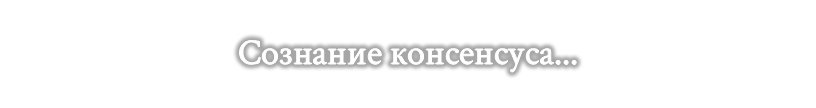
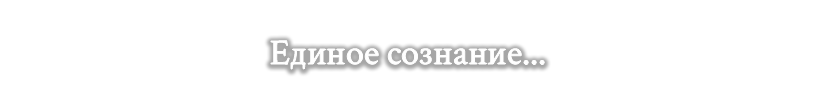
Revision of a layered 816x108 image; what changed, layer by layer:
renamed "Сознание консенсуса..." to "Единое сознание...", painted on it over [left=239, top=40, right=577, bottom=72]
